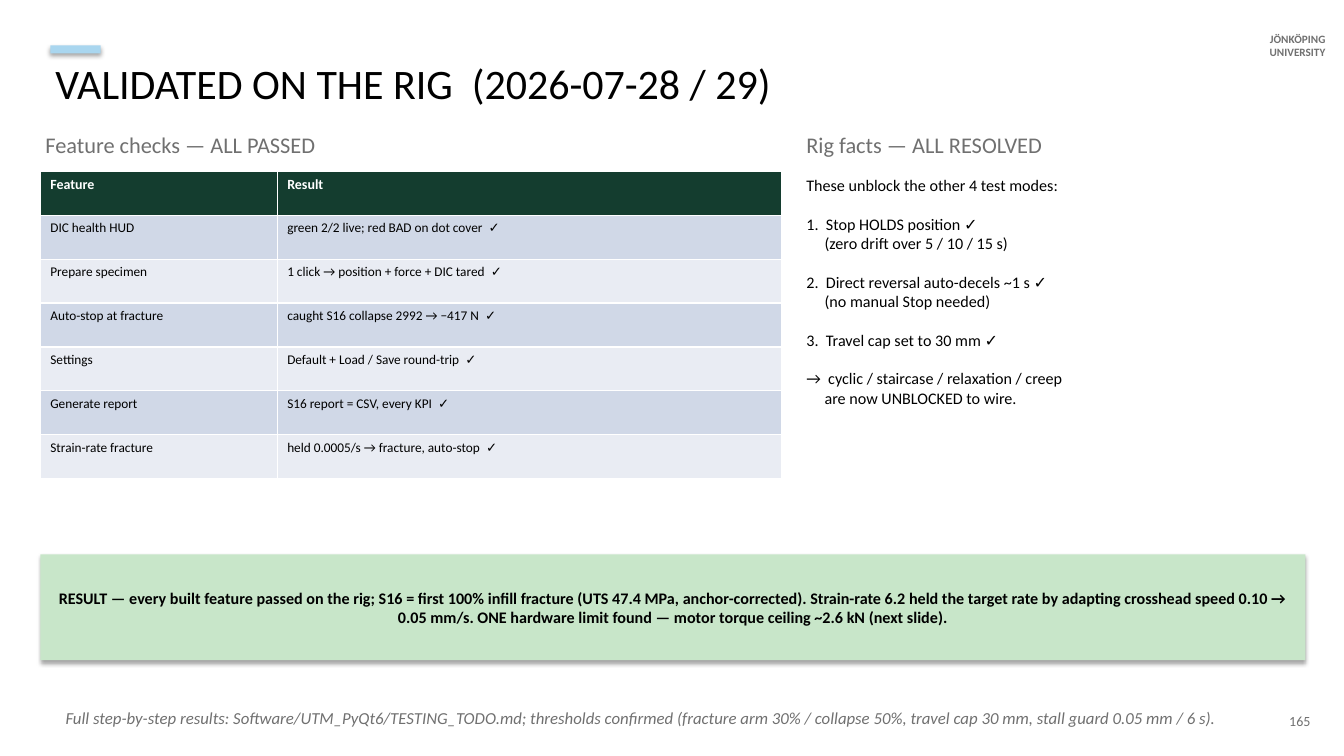
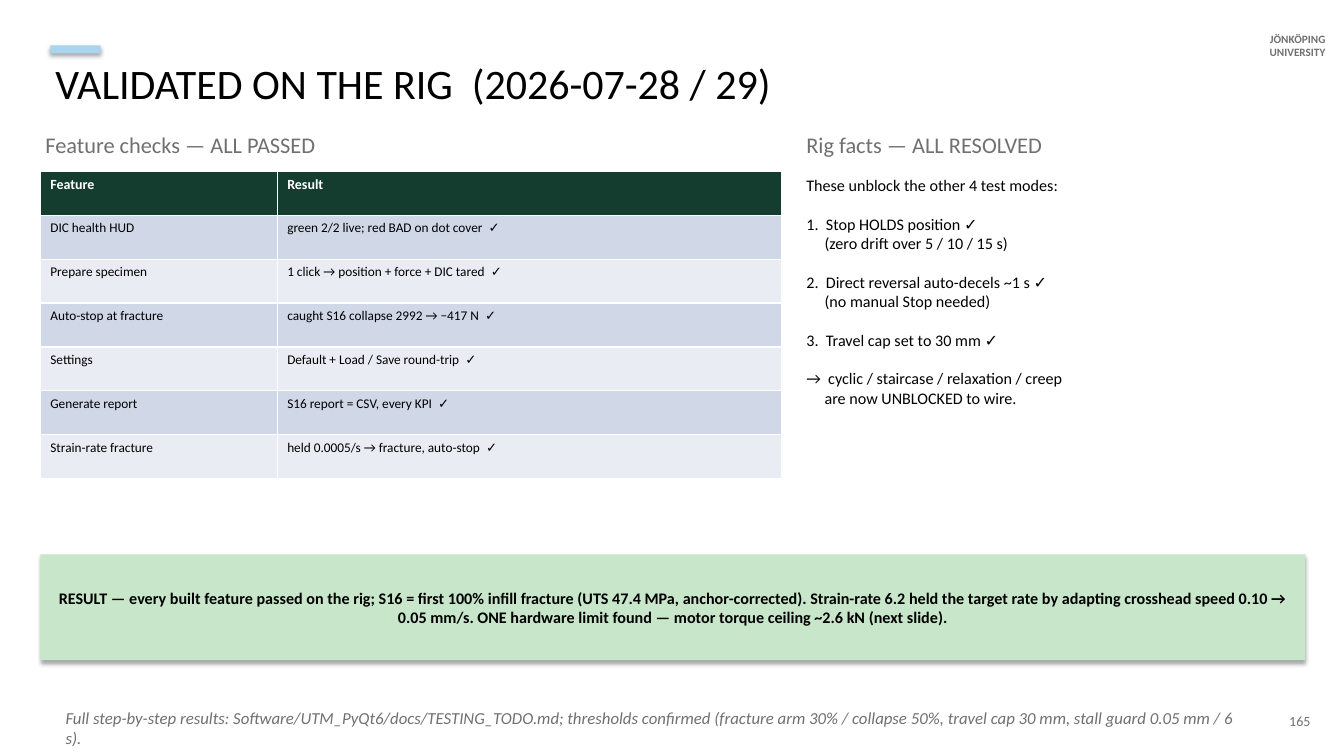
Before and after one commit to cenmir/UTM, a slide deck: slide 25 of documentation/V6a_8_6_20_slides.pptx. Drawn at 1344x756 pixels with LibreOffice and Linux fonts; fonts in the diff are those of the drawing. Boxes give left, top, right and bottom in pixels: in the first picture for what was removed or moved away, otherwise in the second. Text is boxed around its words. In the diff, an @@ line names an element or a change of style, - is before the commit and + after.

```diff
--- a/documentation/V6a_8_6_20_slides.pptx
+++ b/documentation/V6a_8_6_20_slides.pptx
@@ text at bbox=[66, 712, 1232, 746]: text changed @@
-Full step-by-step results: Software/UTM_PyQt6/TESTING_TODO.md; thresholds confirmed (fracture arm 30% / collapse 50%, travel cap 30 mm, stall guard 0.05 mm / 6 s).
+Full step-by-step results: Software/UTM_PyQt6/docs/TESTING_TODO.md; thresholds confirmed (fracture arm 30% / collapse 50%, travel cap 30 mm, stall guard 0.05 mm / 6 s).
```
Also in this commit, not shown: 29 other files.
